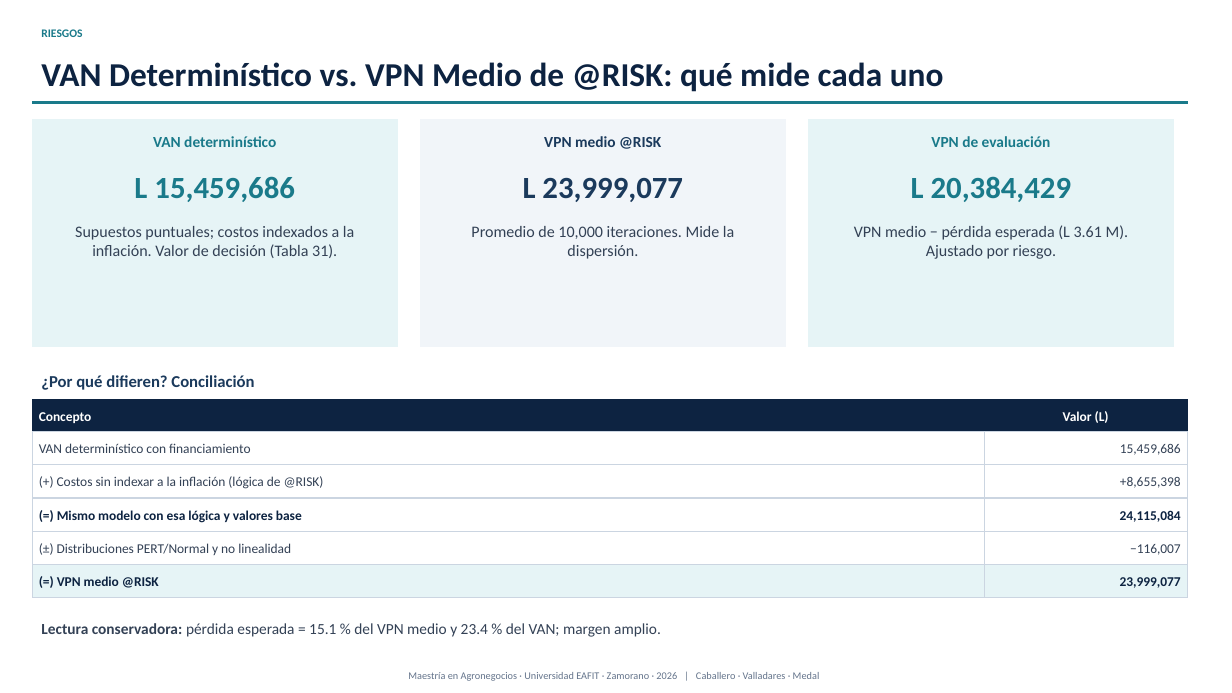
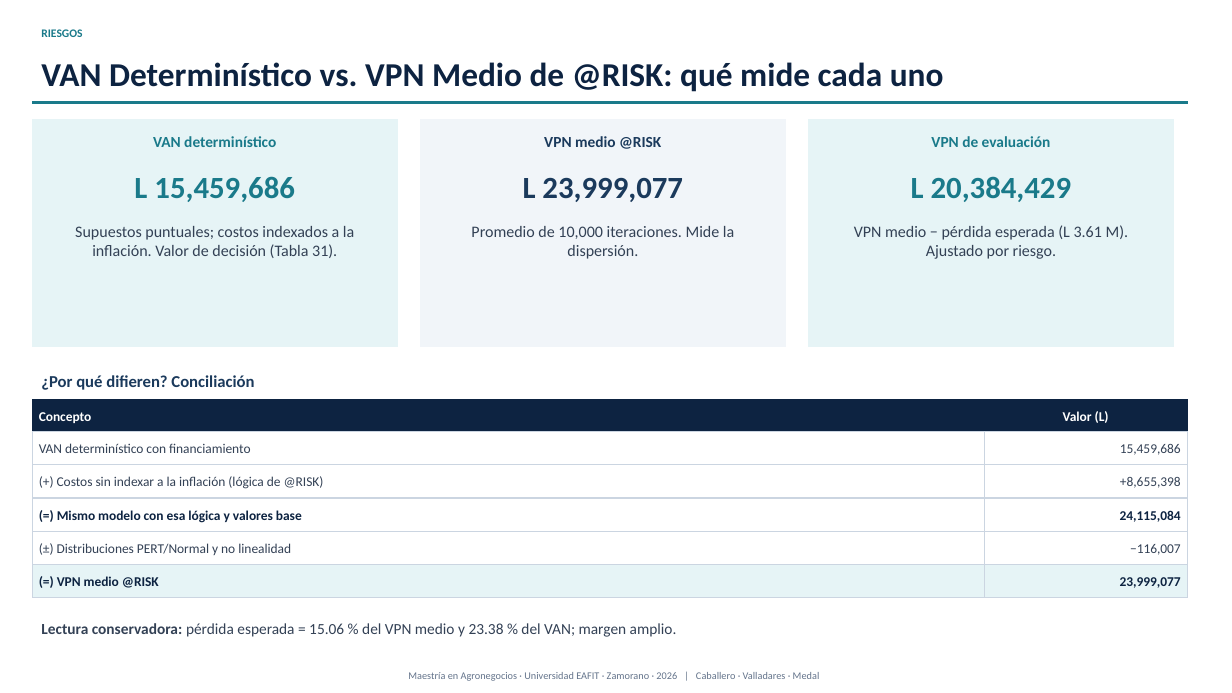
Before and after one commit to modelqdeluxe-ops/ss, a slide deck: slide 31 of Defensa_Tesis_Jaime_Fredy_Horacio_corregida.pptx. Drawn at 1232x693 pixels with LibreOffice and Linux fonts; fonts in the diff are those of the drawing. Boxes give left, top, right and bottom in pixels: in the first picture for what was removed or moved away, otherwise in the second. Text is boxed around its words. In the diff, an @@ line names an element or a change of style, - is before the commit and + after.

```diff
--- a/Defensa_Tesis_Jaime_Fredy_Horacio_corregida.pptx
+++ b/Defensa_Tesis_Jaime_Fredy_Horacio_corregida.pptx
@@ text at (41,623,677,637): text changed @@
-Lectura conservadora: pérdida esperada = 15.1 % del VPN medio y 23.4 % del VAN; margen amplio.
+Lectura conservadora: pérdida esperada = 15.06 % del VPN medio y 23.38 % del VAN; margen amplio.
```
Also in this commit, not shown: 19 other slides changed, 2 other files.
